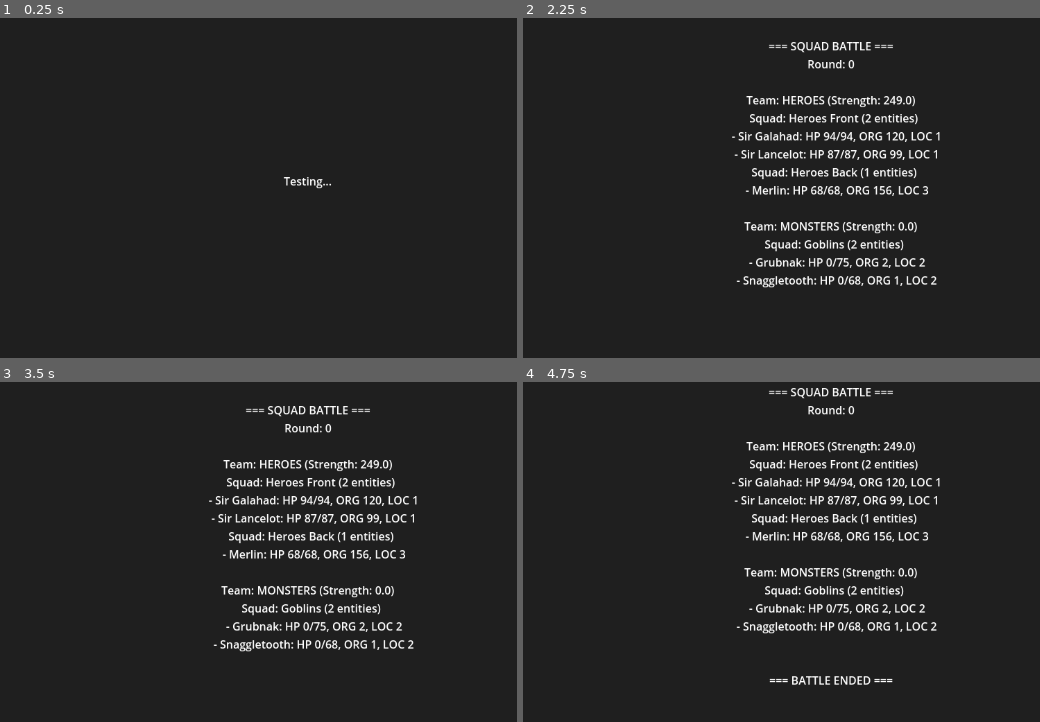
Above: before the commit, frames 1-4 (two rows, left to right).
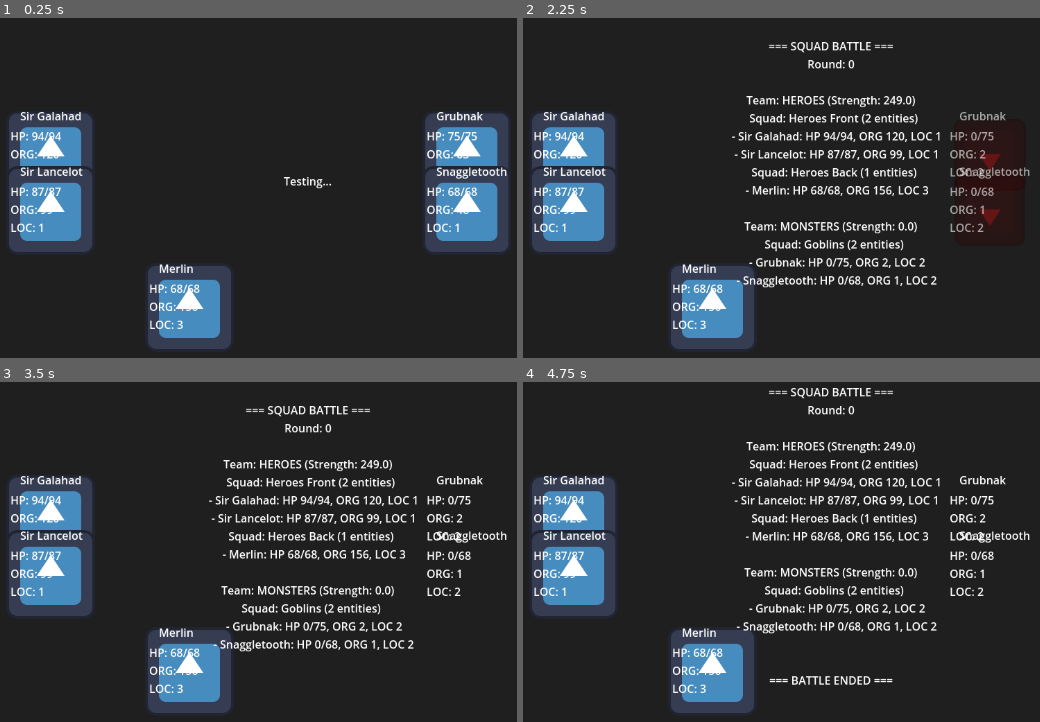
Above: after the commit, the same moments.

Repository: Jack41784090/try-1-gd
Game: Godot game, scene res://scenes/squad_battle_demo.tscn
Same seed, same stepped clock (60 frames per second), same inputs: the game is played once before the commit and once after it. This scene is started directly instead of the project's main scene. The engine's default icon, where the game draws it, is replaced by a stand-in: a white triangle on a blue panel in a dark square.
Inputs:
- Up to frame 1 (0.25 s): no input
- Up to frame 2 (2.25 s): tap Enter at 0.5, 2 s; tap Space at 1.25 s
- Up to frame 3 (3.5 s): tap Space at 2.75 s
- Up to frame 4 (4.75 s): tap Enter at 3.5 s

The runs differ from the first frame. In frame 1, 17% of the frame differs, in the area x 1-99%, y 27-98%; in frame 2, 12%; in frame 3, 11%; in frame 4, 11%.

Commit message:
Integrate GUI node into demo scene tree

Diff:
--- a/src/squad_battle_demo.gd
+++ b/src/squad_battle_demo.gd
@@ -94,6 +94,8 @@
 
 	battle = SquadBattle.new(battle_config)
 	gui = SquadBattleGraphics.new(battle)
+	# Important: Add GUI to scene tree so it can spawn visual entities
+	add_child(gui)
 
 func _process(delta: float) -> void:
 	if not is_running:
